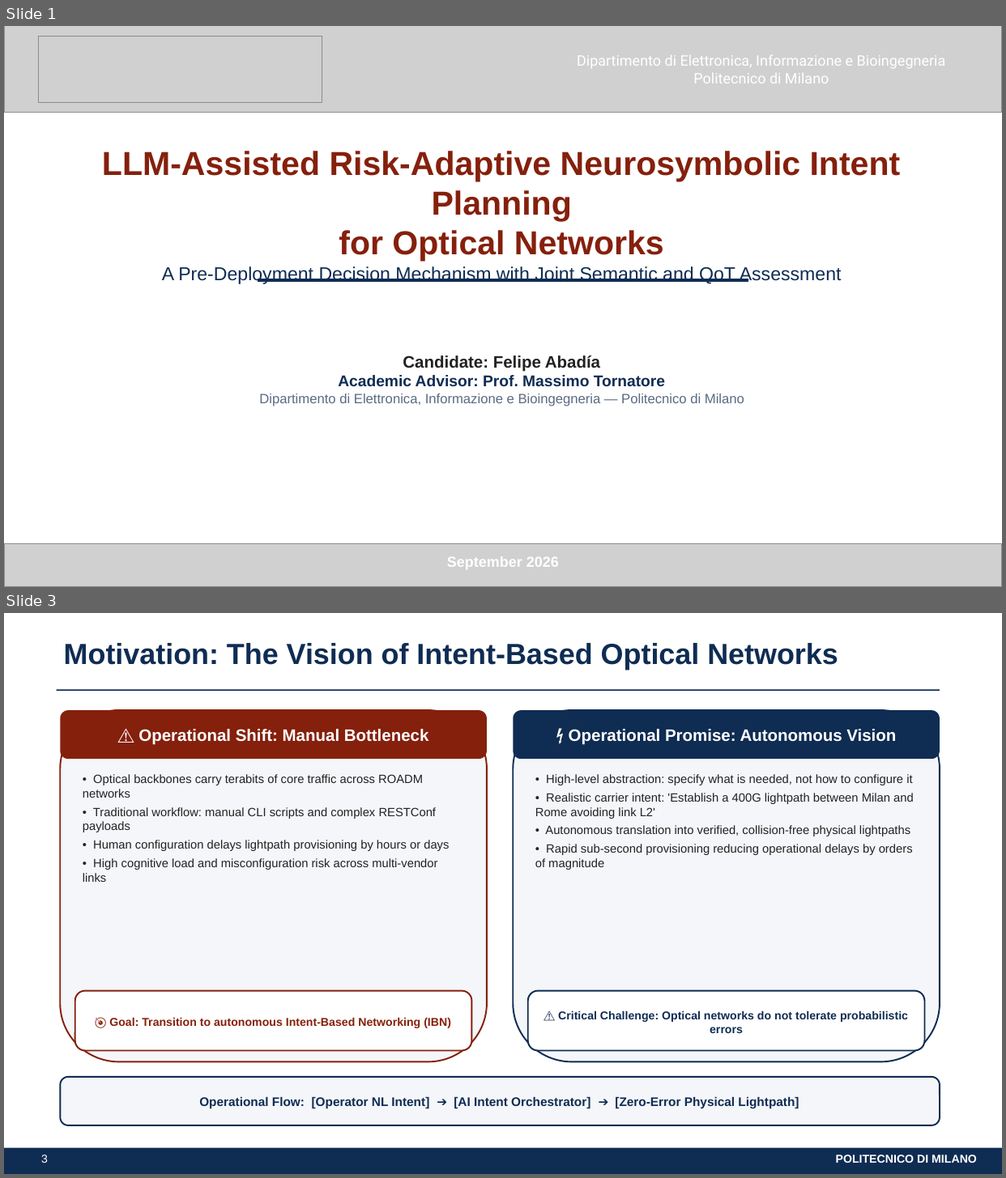
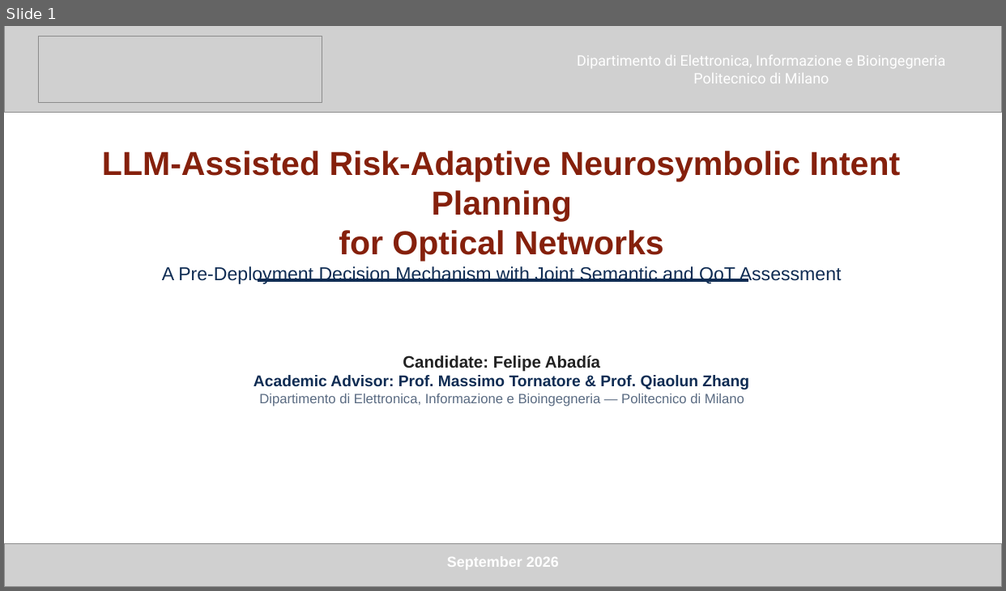
Before and after one commit to ABADIAb/MultiAgent-ON, a slide deck: docs/LLM_Wiki/wiki/presentations/thesis_defense/thesis_defense.pptx. Shown one above the other, each under a label of ours: slides 1 and 3 before the commit, slide 1 after it; the slides between them are not shown. The pictures are 1006x1178 and 1006x591 pixels, drawn with LibreOffice and Linux fonts; fonts in the diff are those of the drawing; grey boxes stand for pictures. Boxes give left, top, right and bottom in pixels: in the first picture for what was removed or moved away, otherwise in the second. Text is boxed around its words. In the diff, an @@ line names an element or a change of style, - is before the commit and + after.

Commit message:
feat(presentation): synchronize manual visual improvements and update debrief reports

```diff
--- a/docs/LLM_Wiki/wiki/presentations/thesis_defense/thesis_defense.pptx
+++ b/docs/LLM_Wiki/wiki/presentations/thesis_defense/thesis_defense.pptx
@@ slide 3 removed at (x1=4, y1=613, x2=1002, y2=1174), background #FFFFFF @@
@@ text removed at (x1=64, y1=643, x2=838, y2=670) @@
-Motivation: The Vision of Intent-Based Optical Networks
@@ rectangle removed at (x1=57, y1=689, x2=940, y2=691) @@
@@ rounded rectangle removed at (x1=60, y1=710, x2=487, y2=1063) @@
@@ rounded rectangle removed at (x1=60, y1=710, x2=487, y2=759) @@
-⚠️ Operational Shift: Manual Bottleneck
@@ rounded rectangle removed at (x1=513, y1=710, x2=940, y2=1063) @@
@@ rounded rectangle removed at (x1=513, y1=710, x2=940, y2=759) @@
-⚡ Operational Promise: Autonomous Vision
@@ text removed at (x1=83, y1=774, x2=449, y2=882) @@
-• Optical backbones carry terabits of core traffic across ROADM networks
-• Traditional workflow: manual CLI scripts and complex RESTConf payloads
-• Human configuration delays lightpath provisioning by hours or days
-• High cognitive load and misconfiguration risk across multi-vendor links
@@ text removed at (x1=535, y1=774, x2=914, y2=870) @@
-• High-level abstraction: specify what is needed, not how to configure it
-• Realistic carrier intent: 'Establish a 400G lightpath between Milan and Rome avoiding link L2'
-• Autonomous translation into verified, collision-free physical lightpaths
-• Rapid sub-second provisioning reducing operational delays by orders of magnitude
@@ rounded rectangle removed at (x1=75, y1=991, x2=472, y2=1051) @@
-🎯 Goal: Transition to autonomous Intent-Based Networking (IBN)
@@ rounded rectangle removed at (x1=528, y1=991, x2=925, y2=1051) @@
-⚠️ Critical Challenge: Optical networks do not tolerate probabilistic errors
@@ rounded rectangle removed at (x1=60, y1=1077, x2=940, y2=1126) @@
-Operational Flow: [Operator NL Intent] ➔ [AI Intent Orchestrator] ➔ [Zero-Error Physical Lightpath]
@@ rectangle removed at (x1=4, y1=1148, x2=1002, y2=1174) @@
@@ text removed at (x1=41, y1=1155, x2=48, y2=1163) @@
-3
@@ text removed at (x1=836, y1=1155, x2=977, y2=1163) @@
-POLITECNICO DI MILANO
@@ slide 1 changed as well @@
@@ text at (x1=253, y1=375, x2=749, y2=390): text changed @@
-Academic Advisor: Prof. Massimo Tornatore
+Academic Advisor: Prof. Massimo Tornatore & Prof. Qiaolun Zhang
```
Also in this commit, not shown: 2 other slides changed, 1 slide added, 23 other files.
